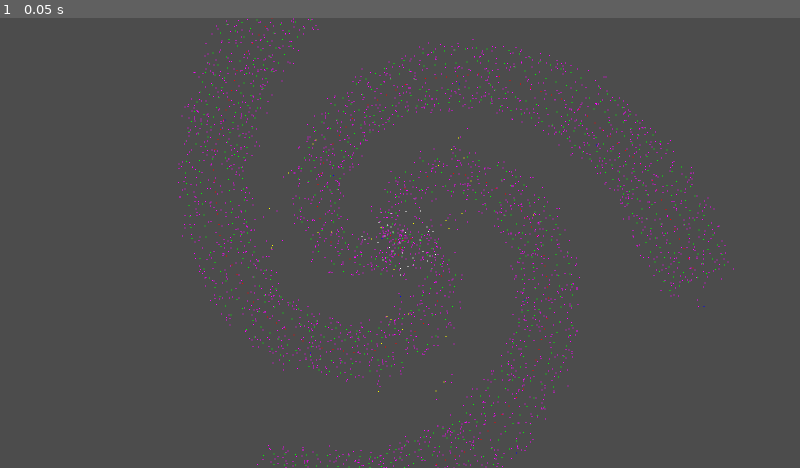
Above: before the commit, frame 1.
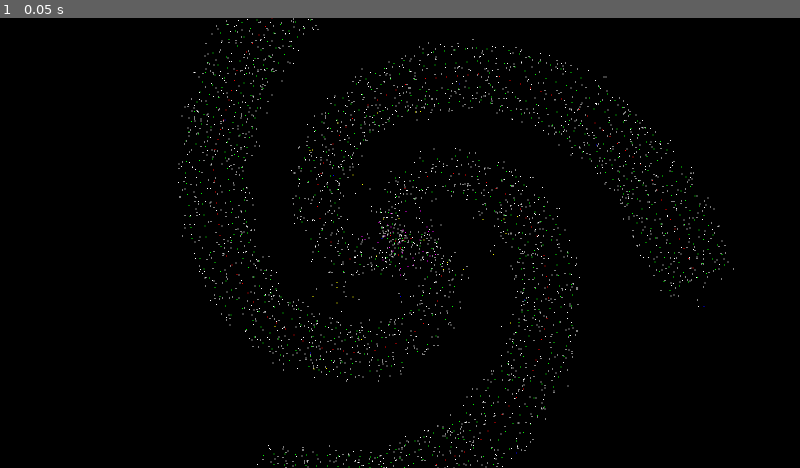
Above: after the commit, the same moment.

Repository: ChickenStorm/galaxy-gen
Game: Godot game, scene res://main.tscn
Two runs of this game, one before a commit and one after it. Both use one fixed random seed, a clock stepped at 60 frames per second and the inputs below.
Inputs:
- Up to frame 1 (0.05 s): no input

The runs differ from the first frame. In frame 1, 100% of the frame differs, in the area x 0-100%, y 0-100%.

Commit message:
changed colors and correction

Diff:
--- a/galaxy_node.gd
+++ b/galaxy_node.gd
@@ -63,7 +63,7 @@
 				node_loner.depth = 1
 				node_loner.galaxy_node = galaxy_node
 				var angle_random = Global.rng.randf_range(-PI / float(NUMBER_OF_ARM)*0.5,PI / float(NUMBER_OF_ARM)*0.5)
-				var angle_loner =  (i) * 2.0 * PI / NUMBER_OF_ARM + general_angle_shift + angle_random
+				var angle_loner =  (i+0.4) * 2.0 * PI / NUMBER_OF_ARM + general_angle_shift + angle_random
 				node_loner.position =  Vector2(cos(angle_loner),sin(angle_loner)) * Global.rng.randf_range(SCALE*pow(PI/2,3.0),SCALE*pow(PI,3.0))
 				# the scale is given by the eliptique equation
 				# we choose a region where there is few system
@@ -154,7 +154,7 @@
 func _modulate_color():
 	match _type :
 		NODE_TYPE.ROOT, NODE_TYPE.CORE:
-			$ColorRect.set_modulate(Color(1.0,1.0,1.0))
+			$ColorRect.set_modulate(Color(1.0,0.0,1.0))
 		NODE_TYPE.ARM, NODE_TYPE.ARM_INTERPOLATE:
 			$ColorRect.set_modulate(Color(1.0,0,0))
 		NODE_TYPE.ARM_EXTENTION, NODE_TYPE.ARM_EXTENTION_INTERPOLATE,NODE_TYPE.ARM_EXTENTION_INTERPOLATE_ARM,NODE_TYPE.ARM_INTERPOLATE_EXTENTION:
@@ -164,4 +164,4 @@
 		NODE_TYPE.LONER:
 			$ColorRect.set_modulate(Color(1.0,1.0,0))
 		NODE_TYPE.SYSTEM:
-			$ColorRect.set_modulate(Color(1.0,0,1.0))
+			$ColorRect.set_modulate(Color(1.0,1.0,1.0))
--- a/main.tscn
+++ b/main.tscn
@@ -7,3 +7,13 @@
 
 [node name="Camera2D" type="Camera2D" parent="."]
 current = true
+
+[node name="background" type="ColorRect" parent="."]
+margin_left = -800.0
+margin_top = -450.0
+margin_right = 800.0
+margin_bottom = 450.0
+color = Color( 0, 0, 0, 1 )
+__meta__ = {
+"_edit_use_anchors_": false
+}
